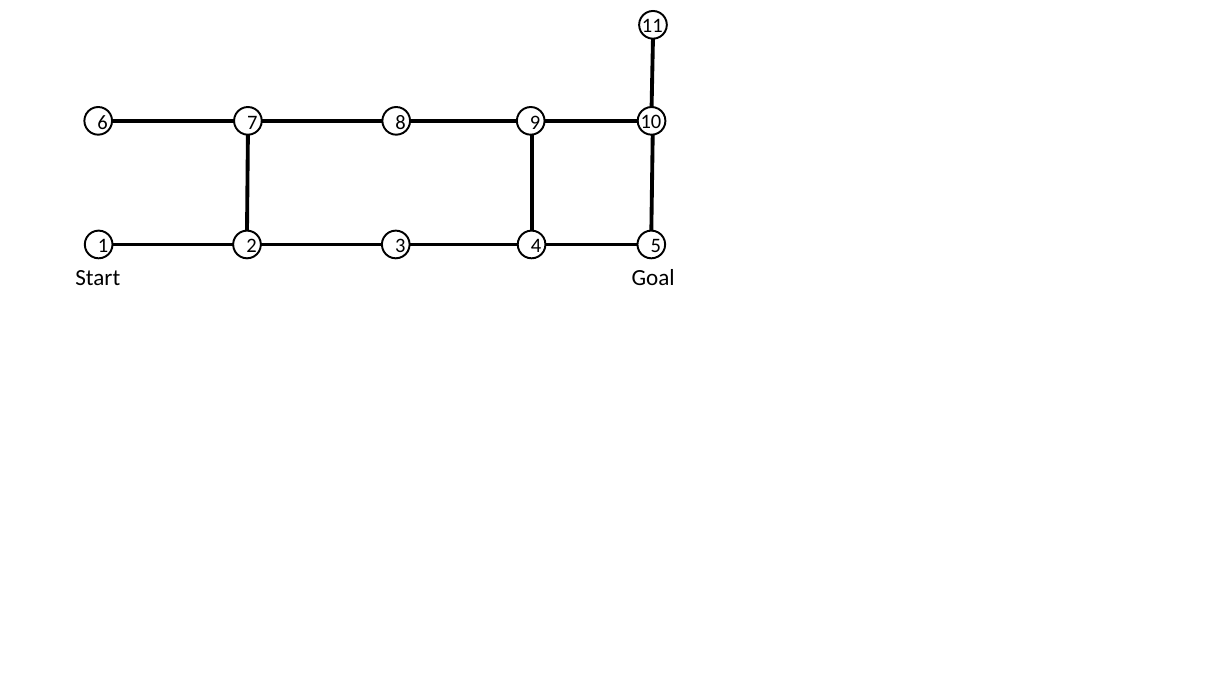
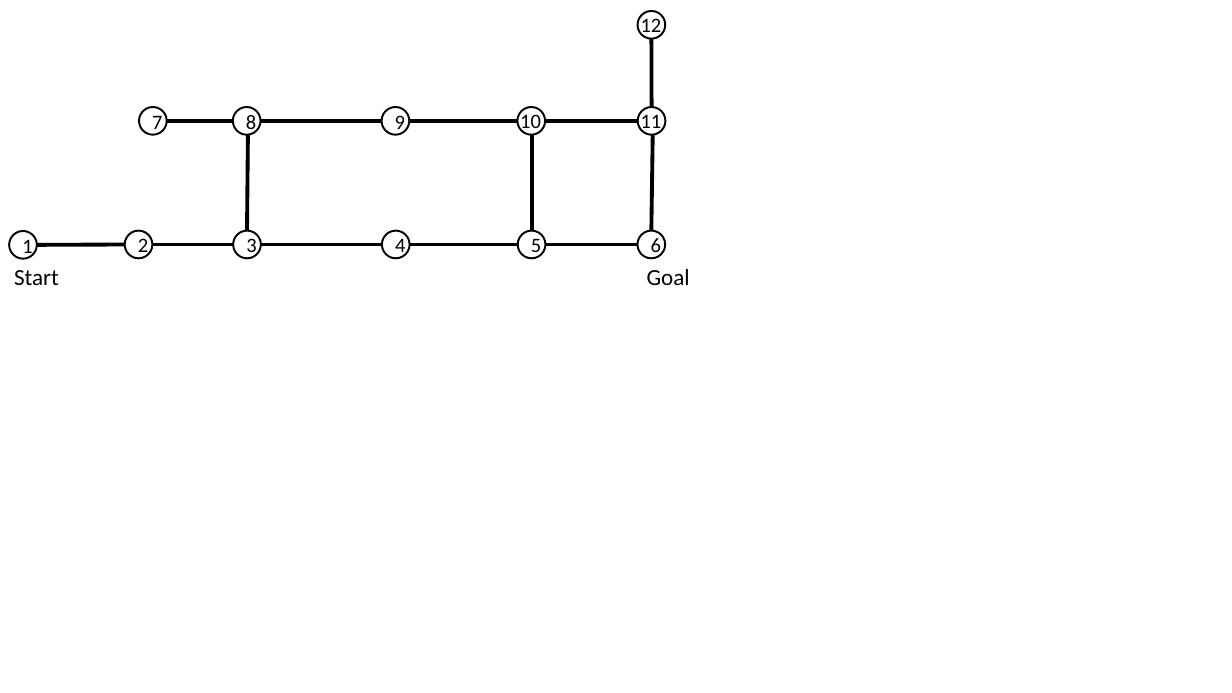
Before and after one commit to cmu-able/explainable-planning, a slide deck: slide 7 of XPlanningEvaluation/data/instruction/instruction.pptx (slide 5 before the commit). Drawn at 1232x693 pixels with LibreOffice and Linux fonts; fonts in the diff are those of the drawing. Boxes give left, top, right and bottom in pixels: in the first picture for what was removed or moved away, otherwise in the second. Text is boxed around its words. In the diff, an @@ line names an element or a change of style, - is before the commit and + after.

```diff
--- a/XPlanningEvaluation/data/instruction/instruction.pptx
+++ b/XPlanningEvaluation/data/instruction/instruction.pptx
@@ text added at [641, 15, 662, 38], 16 pt, text #000000 @@
+12
@@ ellipse "7": place and size @@
-ellipse "7" at [234, 107, 262, 135]
+ellipse "7" at [139, 107, 166, 135]
@@ ellipse "8": place and size @@
-ellipse "8" at [383, 107, 410, 135]
+ellipse "8" at [233, 107, 261, 135]
@@ ellipse "9": place and size @@
-ellipse "9" at [517, 107, 544, 135]
+ellipse "9" at [382, 107, 409, 135]
@@ text "10": place and size @@
-text "10" at [641, 111, 662, 134]
+text "10" at [520, 111, 541, 134]
@@ ellipse added at [518, 107, 545, 135], outline #000000 1.5 pt @@
@@ text "11": place and size @@
-text "11" at [642, 15, 663, 38]
+text "11" at [641, 111, 662, 134]
@@ line moved from (234, 121) - (112, 121) to (233, 121) - (166, 121) @@
@@ ellipse "1": place and size @@
-ellipse "1" at [85, 231, 113, 259]
+ellipse "1" at [9, 231, 37, 259]
@@ ellipse "2": place and size @@
-ellipse "2" at [233, 231, 261, 259]
+ellipse "2" at [125, 231, 152, 259]
@@ ellipse "3": place and size @@
-ellipse "3" at [382, 231, 409, 259]
+ellipse "3" at [233, 231, 261, 259]
@@ ellipse "4": place and size @@
-ellipse "4" at [518, 231, 545, 259]
+ellipse "4" at [382, 231, 409, 259]
@@ ellipse "5": place and size @@
-ellipse "5" at [638, 231, 665, 259]
+ellipse "5" at [518, 231, 545, 259]
@@ ellipse "6": place and size @@
-ellipse "6" at [84, 107, 112, 135]
+ellipse "6" at [638, 231, 665, 259]
@@ text "Start": place and size @@
-text "Start" at [75, 270, 120, 285]
+text "Start" at [14, 270, 59, 285]
@@ line added from (37, 245) to (125, 245), #000000 3 pt @@
@@ line moved from (113, 245) - (233, 245) to (152, 245) - (233, 245) @@
@@ text "Goal": place and size @@
-text "Goal" at [632, 269, 675, 285]
+text "Goal" at [647, 269, 690, 285]
```
Also in this commit, not shown: 8 other slides changed, 4 slides added, 5 slides removed.
